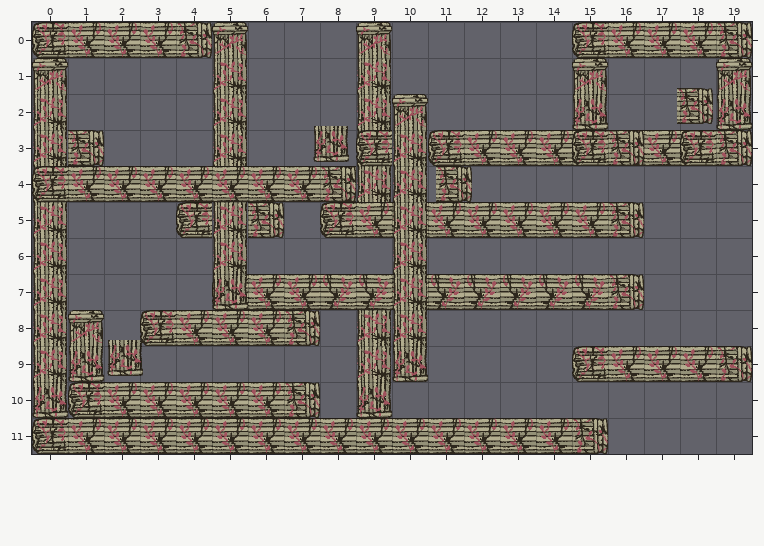
Tiled map (JSON), stored at public/assets/maps/level-3.json. The first picture shows the starting point.
Cells are 64x64 px. Shown: x 0..19, y 0..11.
After the commit:
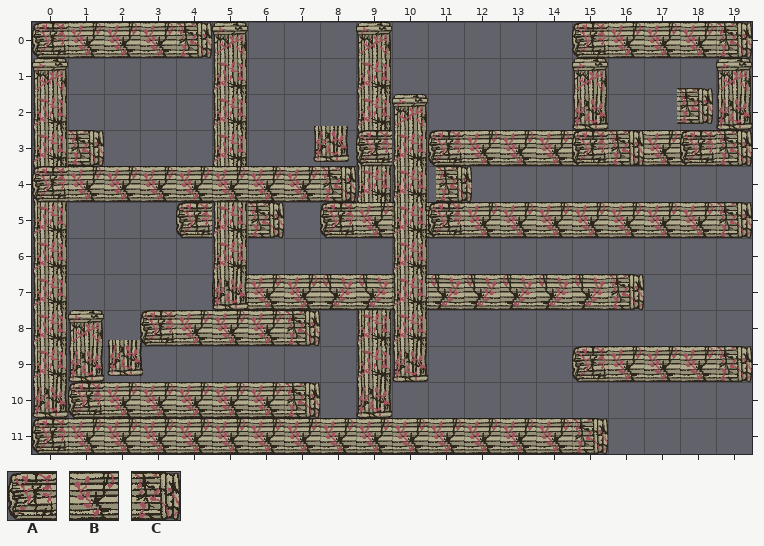
Key: from "tiles": A 8, B 9, C 10.
_ is an empty cell.
From old to new:
Changed rows in their new state; . is an unchanged cell.
Layer "platforms3":
first column x 11:
 5 A....BBBC
Changed places in both pictures, as pixel boxes (x1, y1, x2, y2):
added: (428, 202, 464, 237)
added: (608, 202, 752, 238)
